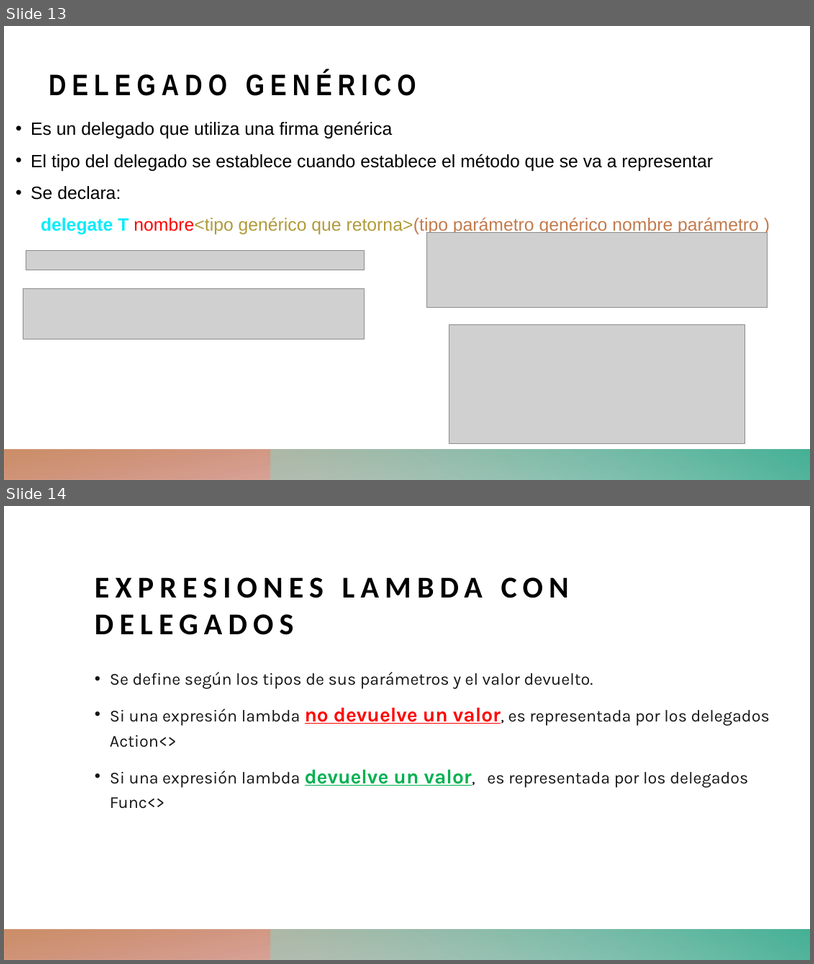
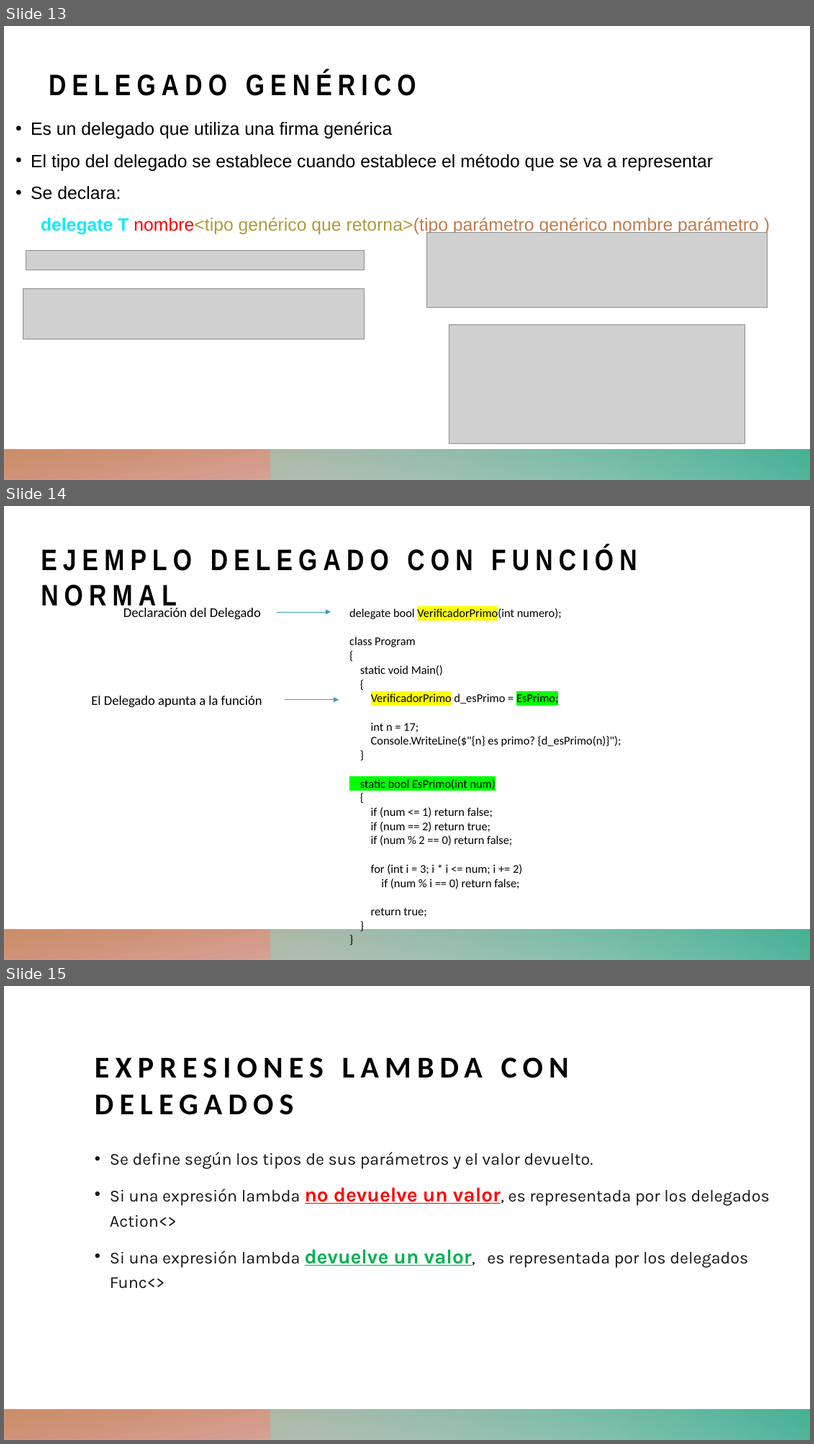
Before and after one commit to CesarLopez-Profe/Paradigmas_de_Programacion, a slide deck: Slides/Progr_Funcional_Deleg/Paradigma_Funcional_Del_Mut.pptx. Shown one above the other, each under a label of ours: slides 13 and 14 before the commit, slides 13, 14 and 15 after it. The pictures are 814x964 and 814x1444 pixels, drawn with LibreOffice and Linux fonts; fonts in the diff are those of the drawing; grey boxes stand for pictures. Boxes give left, top, right and bottom in pixels: in the first picture for what was removed or moved away, otherwise in the second. Text is boxed around its words. In the diff, an @@ line names an element or a change of style, - is before the commit and + after.

```diff
--- a/Slides/Progr_Funcional_Deleg/Paradigma_Funcional_Del_Mut.pptx
+++ b/Slides/Progr_Funcional_Deleg/Paradigma_Funcional_Del_Mut.pptx
@@ slide 14 added at (4,506,810,960), background #FFFFFF; not listed: 2 template elements that a slide beside it also shows @@
@@ title added at (41,546,637,571), 35.3 pt, text #000000, bold @@
+EJEMPLO DELEGADO CON FUNCIÓN NORMAL
@@ text added at (124,608,261,619), 15.9 pt, text #000000 @@
+Declaración del Delegado
@@ arrow added from (277, 612) to (332, 612), #3B9EB1 0.5 pt @@
@@ text added at (350,608,622,916), 14.1 pt, text #000000 @@
+delegate bool VerificadorPrimo(int numero);
+class Program
+{
+static void Main()
+{
+VerificadorPrimo d_esPrimo = EsPrimo;
+int n = 17;
+Console.WriteLine($"{n} es primo? {d_esPrimo(n)}");
+}
+static bool EsPrimo(int num)
+{
+if (num <= 1) return false;
+if (num == 2) return true;
+if (num % 2 == 0) return false;
+for (int i = 3; i * i <= num; i += 2)
+if (num % i == 0) return false;
+return true;
+}
+}
@@ text added at (91,695,262,707), 15.9 pt, text #000000 @@
+El Delegado apunta a la función
@@ arrow added from (285, 700) to (339, 700), #3B9EB1 0.5 pt @@
@@ what was slide 14 is now slide 15 @@
```
Also in this commit, not shown: 3 other slides added, 2 other files.
